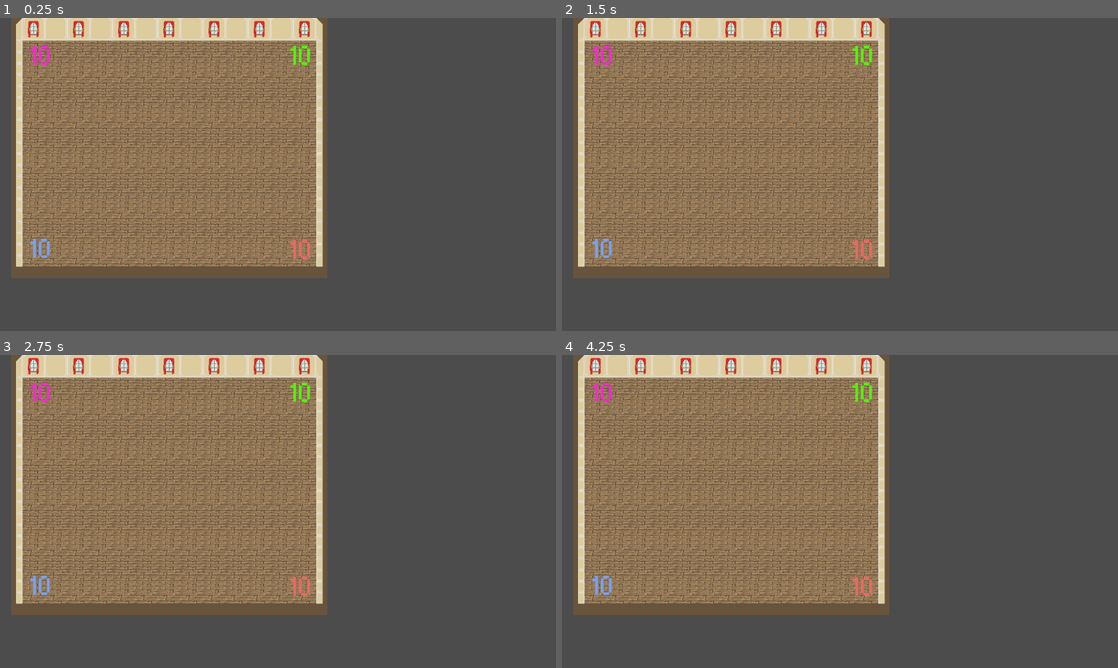
Above: before the commit, frames 1-4 (two rows, left to right).
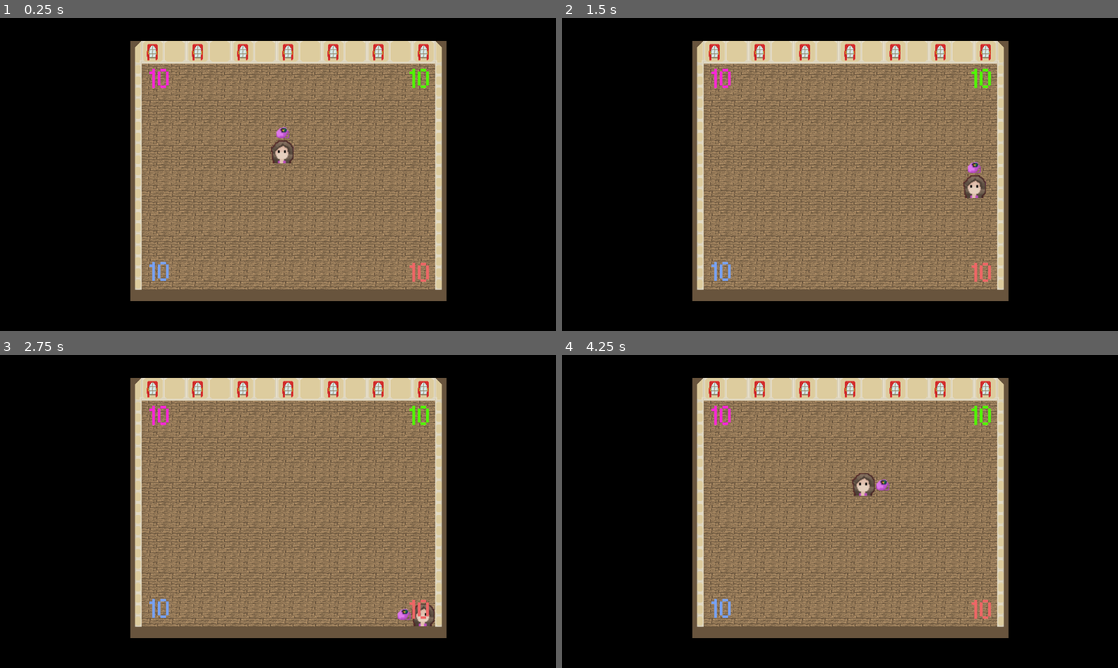
Above: after the commit, the same moments.

Repository: Zedjones/Hackathon-Simulator-2018
Game: Godot game, scene res://Scenes/SwagStruggle/SwagStruggle.tscn
The game is run twice, just before and just after one commit, with the same random seed, the same clock (stepped at 60 frames per second) and the same inputs. This scene is started directly instead of the project's main scene.
Inputs (mouse positions are in pixels of both pictures, inside the frame that each line leads up to):
- Up to frame 1 (0.25 s): no input
- Up to frame 2 (1.5 s): tap Enter at 0.5, 1.35 s; move the mouse to (962, 158) at 0.52 s; hold Right (ui_right) 0.53-1.28 s; hold Enter 0.53-1.28 s; click (962, 158) at 0.67 s; move the mouse to (728, 190) at 1.27 s; hold Down (ui_down) from 1.28 s (still down)
- Up to frame 3 (2.75 s): move the mouse to (333, 442) at 2.02 s; release Down (ui_down) at 2.03 s; hold Right (ui_right) from 2.03 s (still down); hold Enter from 2.03 s (still down)
- Up to frame 4 (4.25 s): tap Space at 2.75 s; move the mouse to (812, 574) at 2.77 s; release Right (ui_right) at 2.78 s; release Enter at 2.78 s; hold Up (ui_up) 2.78-3.53 s; tap Enter at 2.85 s; click (812, 574) at 2.92 s; move the mouse to (1006, 558) at 3.52 s; hold Left (ui_left) from 3.53 s (still down); hold Enter from 3.53 s (still down)

The runs differ from the first frame. In frame 1, 88% of the frame differs, in the area x 0-100%, y 0-100%; in frame 2, 88%; in frame 3, 88%; in frame 4, 88%.

Commit message:
Added flipping and the backpack

Diff:
--- /dev/null
+++ b/Entities/Backpack.gd
@@ -0,0 +1,47 @@
+extends Area2D
+
+# class member variables go here, for example:
+# var a = 2
+# var b = "textvar"
+
+var diff_x
+var diff_y
+
+func _ready():
+	# Called every time the node is added to the scene.
+	# Initialization here
+	diff_x = $"../PlayerSprite".position.x - $BackpackSprite.position.x
+	print(diff_x)
+	diff_y = $"../PlayerSprite".position.y - $BackpackSprite.position.y
+	print(diff_y)
+
+func _process(delta):
+	var velocity = Vector2()
+	if Input.is_action_pressed("ui_right"):
+		velocity.x += 1
+	if Input.is_action_pressed("ui_left"):
+		velocity.x -= 1
+	if Input.is_action_pressed("ui_up"):
+		velocity.y -= 1
+	if Input.is_action_pressed("ui_down"):
+		velocity.y += 1
+	var old_y = $BackpackSprite.position.y
+	var old_x = $BackpackSprite.position.x
+	var new_x = diff_x + $"../PlayerSprite".position.x
+	var new_y = diff_y + $"../PlayerSprite".position.y
+	print(velocity.x)
+	if(velocity.x == -1):
+		print("flipping right")
+		$BackpackSprite.position.x = new_y
+		$BackpackSprite.position.y = -1*new_x
+		return
+	elif(velocity.x == 1):
+		$BackpackSprite.position.x = -1*new_y
+		$BackpackSprite.position.y = new_x
+		return
+	if(velocity.y == 1):
+		$BackpackSprite.position.y = -1*new_y
+		$BackpackSprite.position.x = new_x
+	if(velocity.y == -1):
+		$BackpackSprite.position.y = new_y
+		$BackpackSprite.position.x = new_x
--- a/Entities/SwagPlayer.gd
+++ b/Entities/SwagPlayer.gd
@@ -7,7 +7,6 @@
 	# Called every time the node is added to the scene.
 	# Initialization here
 	screensize = get_viewport_rect().size
-	$AnimatedSprite.animation = GlobalData.player_gender
 
 #func _process(delta):
 #	# Called every frame. Delta is time since last frame.
--- a/Entities/SwagPlayer.tscn
+++ b/Entities/SwagPlayer.tscn
@@ -1,16 +1,65 @@
-[gd_scene load_steps=2 format=2]
+[gd_scene load_steps=6 format=2]
 
 [ext_resource path="res://Entities/SwagPlayer.gd" type="Script" id=1]
+[ext_resource path="res://sourceimages/HeadBagTemp.png" type="Texture" id=2]
+[ext_resource path="res://Entities/Backpack.gd" type="Script" id=3]
 
-[node name="SwagPlayer" type="KinematicBody2D"]
+[sub_resource type="CircleShape2D" id=1]
 
+custom_solver_bias = 0.0
+radius = 13.8065
+
+[sub_resource type="CircleShape2D" id=2]
+
+custom_solver_bias = 0.0
+radius = 8.7252
+
+[node name="SwagPlayer" type="KinematicBody2D" index="0"]
+
+position = Vector2( 117.225, 56.9993 )
+scale = Vector2( 2, 2 )
 input_pickable = false
 collision_layer = 1
 collision_mask = 1
 collision/safe_margin = 0.08
 script = ExtResource( 1 )
-SPEED = null
+_sections_unfolded = [ "Transform" ]
+__meta__ = {
+"_edit_group_": true
+}
+SPEED = 400
 
 [node name="CollisionShape2D" type="CollisionShape2D" parent="." index="0"]
 
-[node name="Sprite" type="Sprite" parent="." index="1"]
+shape = SubResource( 1 )
+
+[node name="PlayerSprite" type="Sprite" parent="." index="1"]
+
+texture = ExtResource( 2 )
+region_enabled = true
+region_rect = Rect2( 0, 0, 26, 26 )
+_sections_unfolded = [ "Region" ]
+
+[node name="Backpack" type="Area2D" parent="." index="2"]
+
+input_pickable = true
+gravity_vec = Vector2( 0, 1 )
+gravity = 98.0
+linear_damp = 0.1
+angular_damp = 1.0
+audio_bus_override = false
+audio_bus_name = "Master"
+script = ExtResource( 3 )
+
+[node name="BackpackSprite" type="Sprite" parent="Backpack" index="0"]
+
+position = Vector2( 0.537651, -22.1285 )
+texture = ExtResource( 2 )
+region_enabled = true
+region_rect = Rect2( 26, 0, 15, 13 )
+_sections_unfolded = [ "Region" ]
+
+[node name="CollisionShape2D" type="CollisionShape2D" parent="Backpack" index="1"]
+
+position = Vector2( 0.53772, -21.5092 )
+shape = SubResource( 2 )
--- a/Scenes/MainFloor/MainRoomFloor.tscn
+++ b/Scenes/MainFloor/MainRoomFloor.tscn
@@ -2,7 +2,7 @@
 
 [ext_resource path="res://Scenes/MainFloor/tileset.tres" type="TileSet" id=1]
 
-[node name="MainRoomFloor" type="Node" index="0"]
+[node name="MainRoomFloor" type="Node"]
 
 [node name="FloorBackWalls" type="TileMap" parent="." index="0"]
 
--- a/Scenes/SwagStruggle/SwagStruggle.tscn
+++ b/Scenes/SwagStruggle/SwagStruggle.tscn
@@ -1,10 +1,15 @@
-[gd_scene load_steps=3 format=2]
+[gd_scene load_steps=4 format=2]
 
 [ext_resource path="res://UI/SwagStruggleHUD.tscn" type="PackedScene" id=1]
 [ext_resource path="res://Scenes/SwagStruggle/SwagStruggleRoom.tscn" type="PackedScene" id=2]
+[ext_resource path="res://Entities/SwagPlayer.tscn" type="PackedScene" id=3]
 
-[node name="SwagStruggle" type="Node" index="0"]
+[node name="SwagStruggle" type="Node"]
 
 [node name="SwagStruggleHUD" parent="." index="0" instance=ExtResource( 1 )]
 
 [node name="Node" parent="." index="1" instance=ExtResource( 2 )]
+
+[node name="SwagPlayer" parent="." index="2" instance=ExtResource( 3 )]
+
+position = Vector2( 649.941, 308.295 )
--- a/Scenes/SwagStruggle/SwagStruggleRoom.tscn
+++ b/Scenes/SwagStruggle/SwagStruggleRoom.tscn
@@ -2,10 +2,11 @@
 
 [ext_resource path="res://Scenes/MainFloor/tileset.tres" type="TileSet" id=1]
 
-[node name="Node" type="Node" index="0"]
+[node name="SwagStruggleRoom" type="Node" index="0"]
 
 [node name="FloorTopWalls" type="TileMap" parent="." index="0"]
 
+position = Vector2( 273.911, 53.446 )
 mode = 0
 tile_set = ExtResource( 1 )
 cell_size = Vector2( 52, 52 )
@@ -23,9 +24,11 @@
 occluder_light_mask = 1
 format = 1
 tile_data = PoolIntArray( 1, 2, 0, 2, 1, 0, 3, 2, 0, 4, 1, 0, 5, 2, 0, 6, 1, 0, 7, 2, 0, 8, 1, 0, 9, 2, 0, 10, 1, 0, 11 …(1835 unchanged characters)…
+_sections_unfolded = [ "Collision", "Transform", "Z Index" ]
 
 [node name="SideBottomWalls" type="TileMap" parent="." index="1"]
 
+position = Vector2( 273.911, 53.446 )
 mode = 0
 tile_set = ExtResource( 1 )
 cell_size = Vector2( 26, 52 )
@@ -43,3 +46,4 @@
 occluder_light_mask = 1
 format = 1
 tile_data = PoolIntArray( 1, 3, 0, 28, 536870915, 0, 65537, 4, 0, 65564, 536870916, 0, 131073, 4, 0, 131100, 536870916, …(518 unchanged characters)…
+_sections_unfolded = [ "Transform", "Visibility", "Z Index" ]
--- a/UI/SwagStruggleHUD.tscn
+++ b/UI/SwagStruggleHUD.tscn
@@ -13,10 +13,10 @@
 [node name="SwagStruggleHUD" type="CanvasLayer"]
 
 layer = 1
-offset = Vector2( 0, 0 )
+offset = Vector2( 273.911, 53.446 )
 rotation = 0.0
 scale = Vector2( 1, 1 )
-transform = Transform2D( 1, 0, 0, 1, 0, 0 )
+transform = Transform2D( 1, 0, 0, 1, 273.911, 53.446 )
 
 [node name="PlayerOneScore" type="Label" parent="." index="0"]
 
--- a/project.godot
+++ b/project.godot
@@ -24,3 +24,7 @@
 window/size/height=720
 window/size/resizable=false
 window/dpi/allow_hidpi=true
+
+[rendering]
+
+environment/default_clear_color=Color( 0, 0, 0, 1 )
